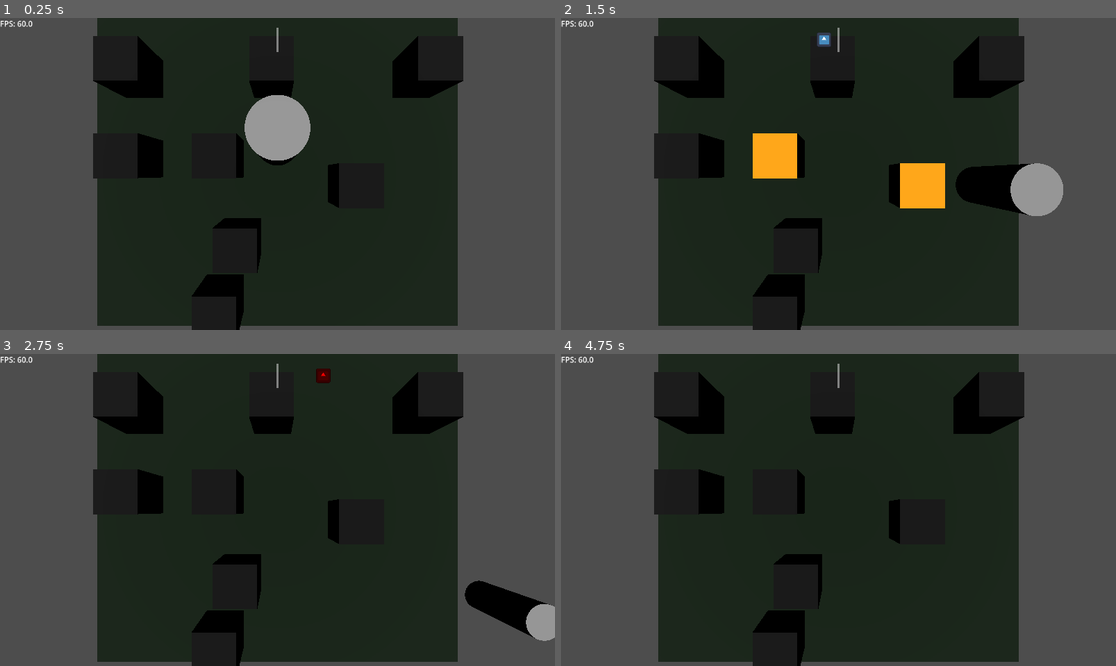
Above: before the commit, frames 1-4 (two rows, left to right).
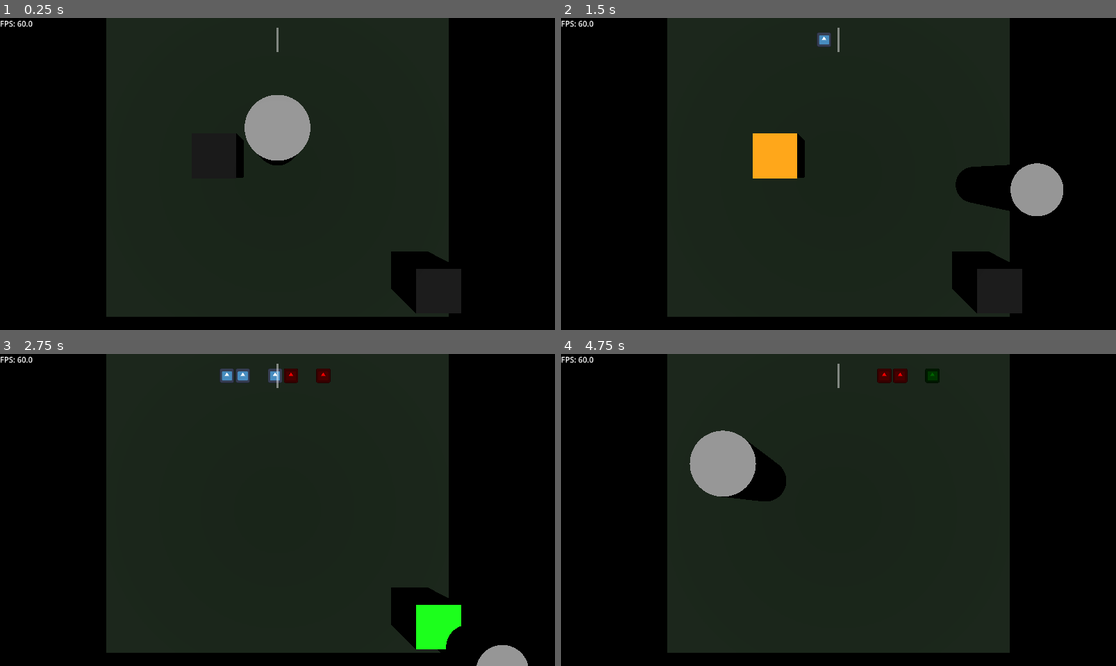
Above: after the commit, the same moments.

Repository: KyleRyan16/compo-rhythm
Game: Godot game, scene res://Main.tscn
Two runs of this game, one before a commit and one after it. Both use one fixed random seed, a clock stepped at 60 frames per second and the inputs below. The engine's default icon, where the game draws it, is replaced by a stand-in: a white triangle on a blue panel in a dark square. Sound files missing from this copy of the repository are replaced by a short silence.
Inputs (mouse positions are in pixels of both pictures, inside the frame that each line leads up to):
- Up to frame 1 (0.25 s): no input
- Up to frame 2 (1.5 s): tap Enter (ui_accept) at 0.5, 0.77 s; move the mouse to (960, 158) at 0.52 s; press the mouse at (960, 158) at 0.53 s; hold Right (ui_right) 0.53-1.28 s; move the mouse to (727, 189) at 1.27 s; release the mouse at (727, 189) at 1.28 s; hold Down (ui_down) from 1.28 s (still down); click (727, 189) at 1.35 s
- Up to frame 3 (2.75 s): tap Enter (ui_accept) at 1.52 s; move the mouse to (333, 441) at 2.02 s; release Down (ui_down) at 2.03 s; press the mouse at (333, 441) at 2.03 s; hold Right (ui_right) from 2.03 s (still down)
- Up to frame 4 (4.75 s): move the mouse to (810, 572) at 2.77 s; release Right (ui_right) at 2.78 s; release the mouse at (810, 572) at 2.78 s; hold Up (ui_up) 2.78-3.53 s; click (810, 572) at 2.85 s; tap Enter (ui_accept) at 3.02, 3.77, 4.52 s; move the mouse to (1005, 556) at 3.52 s; press the mouse at (1005, 556) at 3.53 s; hold Left (ui_left) from 3.53 s (still down); move the mouse to (672, 463) at 4.27 s; release the mouse at (672, 463) at 4.28 s; click (672, 463) at 4.35 s

The runs differ from the first frame. In frame 1, 46% of the frame differs, in the area x 0-100%, y 0-100%; in frame 2, 46%; in frame 3, 46%; in frame 4, 48%.

Commit message:
feat: add support for queueing up multiple events from single source

Diff:
--- a/Main.tscn
+++ b/Main.tscn
@@ -2,7 +2,7 @@
 
 [ext_resource type="Script" uid="uid://cs7ur432qjm7v" path="res://Scripts/main.gd" id="1_fos0i"]
 [ext_resource type="AudioStream" uid="uid://22okvim8qqvs" path="res://sound/songs/test_beat.wav" id="4_03owx"]
-[ext_resource type="PackedScene" uid="uid://dkiepfhbgdh3q" path="res://example_event_source.tscn" id="4_cm0pq"]
+[ext_resource type="PackedScene" uid="uid://dkiepfhbgdh3q" path="res://entities/hostile/example_event_source.tscn" id="4_cm0pq"]
 [ext_resource type="PackedScene" uid="uid://dry8gufuf4jb" path="res://conductor.tscn" id="5_fos0i"]
 [ext_resource type="PackedScene" uid="uid://dif2dsqo04tmk" path="res://player_character.tscn" id="6_3dxm6"]
 [ext_resource type="PackedScene" uid="uid://5k2xvjhvmdnx" path="res://hud.tscn" id="6_lgr22"]
@@ -17,33 +17,46 @@
 script = null
 
 [node name="TestEventSource" parent="." unique_id=1791167107 instance=ExtResource("4_cm0pq")]
-transform = Transform3D(1, 0, 0, 0, 1, 0, 0, 0, 1, -0.13242769, 0.8721523, -1.7902644)
+transform = Transform3D(1, 0, 0, 0, 1, 0, 0, 0, 1, -0.71275604, 0.8721533, 13.062423)
 
 [node name="TestEventSource4" parent="." unique_id=1141127894 instance=ExtResource("4_cm0pq")]
-transform = Transform3D(1, 0, 0, 0, 1, 0, 0, 0, 1, 3.6285615, 0.8721523, -1.7902644)
+transform = Transform3D(1, 0, 0, 0, 1, 0, 0, 0, 1, -0.8574023, 0.8721523, 15.814899)
 
 [node name="TestEventSource5" parent="." unique_id=243532386 instance=ExtResource("4_cm0pq")]
-transform = Transform3D(1, 0, 0, 0, 1, 0, 0, 0, 1, -3.6058908, 0.8721523, -1.7902644)
+transform = Transform3D(1, 0, 0, 0, 1, 0, 0, 0, 1, 3.5788813, 0.8721533, 3.3823748)
+beat_timings = Array[float]([1.0, 0.5, 1.0, 0.5])
 
 [node name="TestEventSource6" parent="." unique_id=530290499 instance=ExtResource("4_cm0pq")]
-transform = Transform3D(1, 0, 0, 0, 1, 0, 0, 0, 1, -3.6058908, 0.8721523, 0.3722129)
+transform = Transform3D(1, 0, 0, 0, 1, 0, 0, 0, 1, -4.186219, 0.8721533, 15.224899)
 
 [node name="TestEventSource7" parent="." unique_id=211255731 instance=ExtResource("4_cm0pq")]
 transform = Transform3D(1, 0, 0, 0, 1, 0, 0, 0, 1, -1.4127545, 0.8721523, 0.3722129)
 
 [node name="TestEventSource8" parent="." unique_id=964772083 instance=ExtResource("4_cm0pq")]
-transform = Transform3D(1, 0, 0, 0, 1, 0, 0, 0, 1, -1.4127545, 0.8721523, 4.0001864)
+transform = Transform3D(1, 0, 0, 0, 1, 0, 0, 0, 1, -1.203085, 0.8721523, 16.668682)
 
 [node name="TestEventSource2" parent="." unique_id=743710958 instance=ExtResource("4_cm0pq")]
-transform = Transform3D(1, 0, 0, 0, 1, 0, 0, 0, 1, 1.8675723, 0.8721523, 1.038768)
+transform = Transform3D(1, 0, 0, 0, 1, 0, 0, 0, 1, 1.287244, 0.8721533, 15.891455)
 
 [node name="TestEventSource3" parent="." unique_id=1786509375 instance=ExtResource("4_cm0pq")]
-transform = Transform3D(1, 0, 0, 0, 1, 0, 0, 0, 1, -0.94972134, 0.8721523, 2.4848394)
+transform = Transform3D(1, 0, 0, 0, 1, 0, 0, 0, 1, -1.7773042, 0.8721523, 14.659657)
 
 [node name="CharacterBody3D" parent="." unique_id=1841788958 instance=ExtResource("6_3dxm6")]
 transform = Transform3D(1, 0, 0, 0, 1, 0, 0, 0, 1, 0, 1.2945552, 0.079)
 
 [node name="Area3D" parent="." unique_id=2119908304 instance=ExtResource("7_lgr22")]
+
+[node name="Area3D2" parent="." unique_id=1595563047 instance=ExtResource("7_lgr22")]
+transform = Transform3D(0, -1.0000001, 0, 1.0000001, 0, 0, 0, 0, 1, 5, 0, 0)
+
+[node name="Area3D3" parent="." unique_id=905592415 instance=ExtResource("7_lgr22")]
+transform = Transform3D(0, -1.0000001, 0, 1.0000001, 0, 0, 0, 0, 1, -5, 0, 0)
+
+[node name="Area3D4" parent="." unique_id=1431732628 instance=ExtResource("7_lgr22")]
+transform = Transform3D(0, 4.3711392e-08, 1, 1.0000001, 0, 0, 0, 1.0000001, -4.371139e-08, 0, 0, 5)
+
+[node name="Area3D5" parent="." unique_id=1447154830 instance=ExtResource("7_lgr22")]
+transform = Transform3D(0, 4.3711392e-08, 1, 1.0000001, 0, 0, 0, 1.0000001, -4.371139e-08, 0, 0, -5)
 
 [node name="Camera3D" type="Camera3D" parent="." unique_id=1792867621]
 transform = Transform3D(1, 0, 0, 0, -4.371139e-08, 1, 0, -1, -4.371139e-08, 0, 5.8906145, 0.7795086)
--- a/Scripts/beat_event.gd
+++ b/Scripts/beat_event.gd
@@ -1,4 +1,4 @@
-extends RefCounted
+extends Resource
 
 class_name BeatEvent
 
@@ -6,9 +6,12 @@
 signal update(event : BeatEvent, status : RuleSet.WindowStatus)
 
 # The when of this events validity, in practice it is this +- the timing window
-var beat : float = -1
+@export var beat : float = -1
 
 static func create(beat: float) -> BeatEvent:
 	var instance : BeatEvent = BeatEvent.new()
 	instance.beat = beat
 	return instance
+
+class event_spec:
+	var is_vulnerable : bool = false
--- a/Scripts/event_source.gd
+++ b/Scripts/event_source.gd
@@ -12,6 +12,9 @@
 
 @onready var mesh : MeshInstance3D = $Mesh
 
+# the beats that are queued up
+@export var beat_timings : Array[float]
+
 # Called when the node enters the scene tree for the first time.
 func _ready() -> void:
 	mesh.get_active_material(0).albedo_color = Color.BLACK
@@ -19,11 +22,18 @@
 
 func _process(delta: float) -> void:
 	if is_overlapping && events.is_empty():
-		queue_event()
+		var offset : float = 0
+		for timing in beat_timings:
+			offset += timing
+			queue_event(offset)
 
 func process_beat_event(event : BeatEvent, result : RuleSet.EventResult):
 	print("processing beat event, result: ",  RuleSet.EventResult.keys()[result])
 	events.erase(event.beat)
+
+	if events.is_empty():
+		queue_free()
+		set_process(false)
 
 func process_status_update(event : BeatEvent, new_status: RuleSet.WindowStatus):
 	var color := RuleSet.timing_feedback_color[new_status]
@@ -36,8 +46,8 @@
 	is_overlapping = false
 
 
-func queue_event():
-	var event : BeatEvent = Conductor.add_event_to_track(1)
+func queue_event(beat_offset : float):
+	var event : BeatEvent = Conductor.add_event_to_track(beat_offset)
 	if !event:
 		return
 	event.result.connect(process_beat_event)
--- a/example_event_source.tscn
+++ b/entities/hostile/example_event_source.tscn
@@ -10,20 +10,21 @@
 [sub_resource type="BoxShape3D" id="BoxShape3D_sgvrc"]
 size = Vector3(2, 1, 2)
 
-[node name="Area3D" type="Area3D" unique_id=1141127894]
+[node name="TestEventSource" type="Node3D" unique_id=1791167107]
+script = ExtResource("1_sgvrc")
+beat_timings = Array[float]([1.0])
+
+[node name="Mesh" type="MeshInstance3D" parent="." unique_id=164620570]
+mesh = SubResource("BoxMesh_sgvrc")
+surface_material_override/0 = SubResource("StandardMaterial3D_ndccc")
+
+[node name="Area3D" type="Area3D" parent="." unique_id=1141127894]
 collision_layer = 2
 collision_mask = 2
 
-[node name="TestEventSource" type="Node3D" parent="." unique_id=1791167107]
-script = ExtResource("1_sgvrc")
-
-[node name="Mesh" type="MeshInstance3D" parent="TestEventSource" unique_id=164620570]
-mesh = SubResource("BoxMesh_sgvrc")
-surface_material_override/0 = SubResource("StandardMaterial3D_ndccc")
-
-[node name="CollisionShape3D" type="CollisionShape3D" parent="." unique_id=14652934]
+[node name="CollisionShape3D" type="CollisionShape3D" parent="Area3D" unique_id=14652934]
 shape = SubResource("BoxShape3D_sgvrc")
 debug_color = Color(0.9286163, 3.3691525e-05, 0.6659409, 0.41960785)
 
-[connection signal="body_shape_entered" from="." to="TestEventSource" method="_on_area_3d_body_shape_entered"]
-[connection signal="body_shape_exited" from="." to="TestEventSource" method="_on_area_3d_body_shape_exited"]
+[connection signal="body_shape_entered" from="Area3D" to="." method="_on_area_3d_body_shape_entered"]
+[connection signal="body_shape_exited" from="Area3D" to="." method="_on_area_3d_body_shape_exited"]
